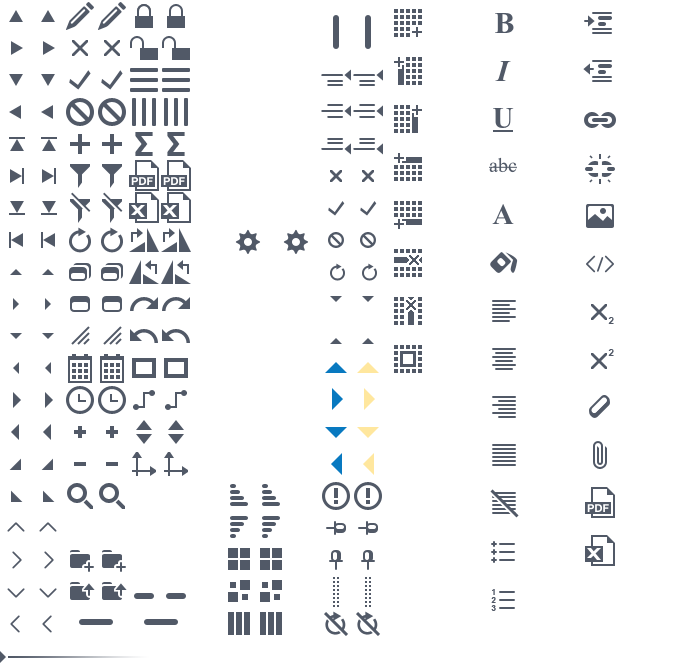
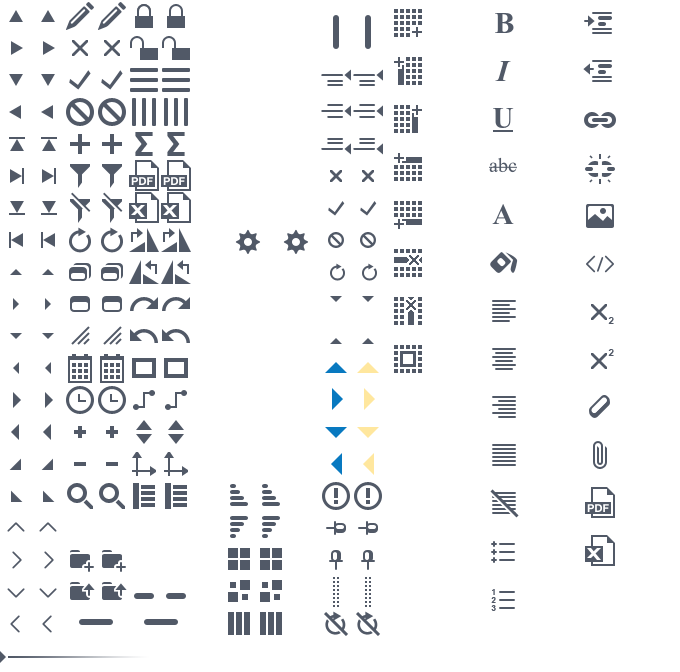
Revision of a layered w=680, h=672 image; what changed, layer by layer:
added layer "sidebar-toggle hover" above "sidebar-toggle" over box(165, 483, 187, 509)
added layer "sidebar-toggle" above "dimension hover" over box(133, 483, 155, 509)
